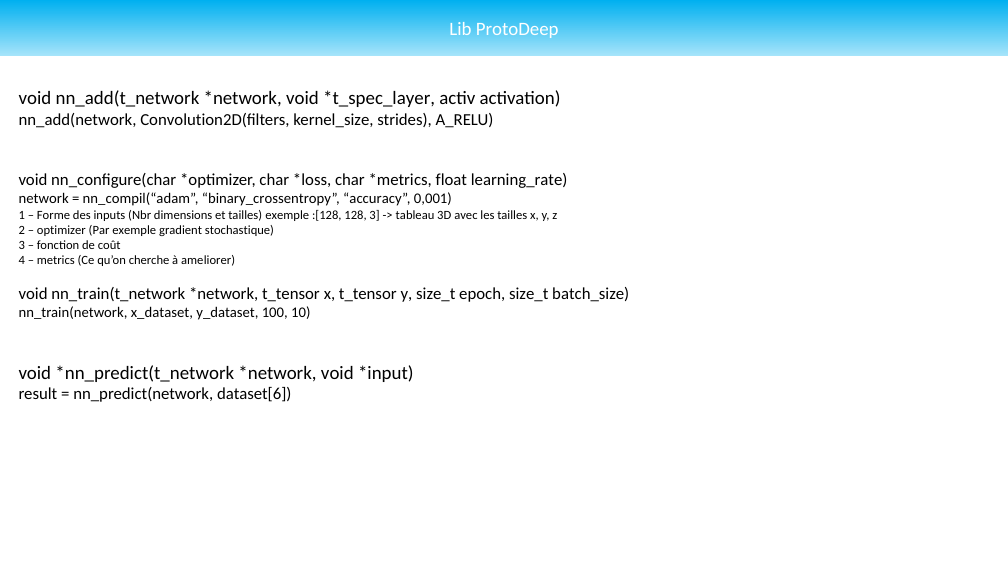
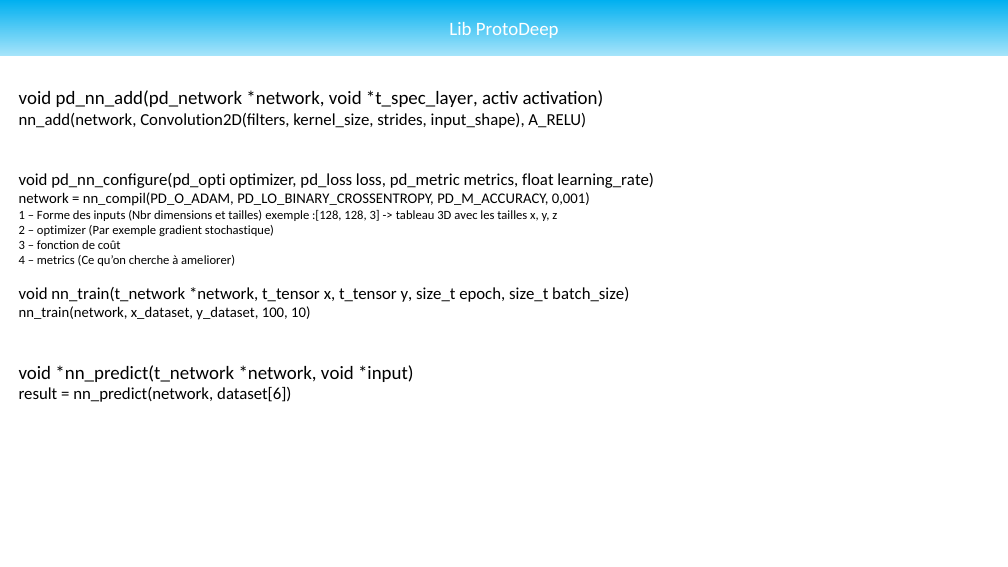
Before and after one commit to Undefined-Team/ProtoDeep-old, a slide deck: slide 6 of Docs/Draft/Draft_Struct.pptx. Drawn at 1008x567 pixels with LibreOffice and Linux fonts; fonts in the diff are those of the drawing. Boxes give left, top, right and bottom in pixels: in the first picture for what was removed or moved away, otherwise in the second. Text is boxed around its words. In the diff, an @@ line names an element or a change of style, - is before the commit and + after.

```diff
--- a/Docs/Draft/Draft_Struct.pptx
+++ b/Docs/Draft/Draft_Struct.pptx
@@ text at box(19, 90, 654, 206): text changed @@
-void nn_add(t_network *network, void *t_spec_layer, activ activation)
-nn_add(network, Convolution2D(filters, kernel_size, strides), A_RELU)
-void nn_configure(char *optimizer, char *loss, char *metrics, float learning_rate)
-network = nn_compil(“adam”, “binary_crossentropy”, “accuracy”, 0,001)
+void pd_nn_add(pd_network *network, void *t_spec_layer, activ activation)
+nn_add(network, Convolution2D(filters, kernel_size, strides, input_shape), A_RELU)
+void pd_nn_configure(pd_opti optimizer, pd_loss loss, pd_metric metrics, float learning_rate)
+network = nn_compil(PD_O_ADAM, PD_LO_BINARY_CROSSENTROPY, PD_M_ACCURACY, 0,001)
```
Also in this commit, not shown: 2 other files.
